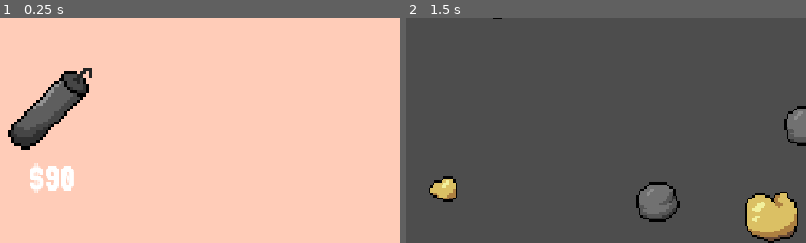
Above: before the commit, frames 1-2 (left to right).
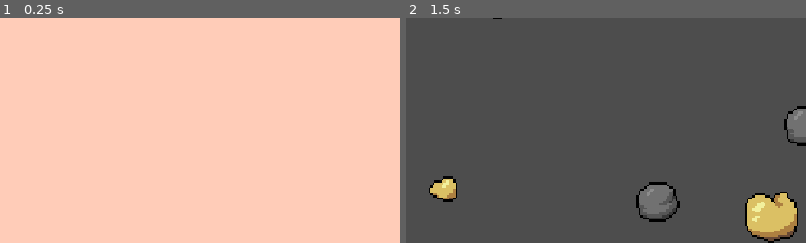
Above: after the commit, the same moments.

Repository: cindyschen/Gold-Miner-Version-Cyn
Game: Godot game, scene res://scenes/shop.tscn
Same seed, same stepped clock (60 frames per second), same inputs: the game is played once before the commit and once after it. This scene is started directly instead of the project's main scene.
Inputs:
- Up to frame 1 (0.25 s): no input
- Up to frame 2 (1.5 s): click "Continue" at 0.5 s; tap S (drop_claw) at 1.35 s
The pictures show only the part of the screen within x 32-82%, y 20-70%; the shares and areas given below are measured in that part.

The runs differ from the first frame. In frame 1, 4.1% of the frame differs, in the area x 2-23%, y 22-78%; in frame 2, nothing differs.

Commit message:
Update shop.tscn

Diff:
--- a/scenes/shop.tscn
+++ b/scenes/shop.tscn
@@ -2,7 +2,6 @@
 
 [ext_resource type="Script" uid="uid://cgbdegacgmexk" path="res://scripts/shop.gd" id="1_xfvoa"]
 [ext_resource type="Theme" uid="uid://cy1hwpgarqqen" path="res://scenes/menu.tres" id="2_1l46r"]
-[ext_resource type="PackedScene" uid="uid://ba2uuopscuilt" path="res://scenes/shop_items/shop_dynamite.tscn" id="3_1l46r"]
 
 [node name="Shop" type="Control" unique_id=1244187670]
 process_mode = 3
@@ -64,9 +63,6 @@
 size_flags_horizontal = 4
 size_flags_vertical = 3
 
-[node name="shopDynamite" parent="PanelContainer/VBoxContainer/ItemsContainer" unique_id=898806892 instance=ExtResource("3_1l46r")]
-layout_mode = 2
-
 [node name="ContinueButton" type="Button" parent="PanelContainer/VBoxContainer" unique_id=476491006]
 custom_minimum_size = Vector2(300, 0)
 layout_mode = 2
